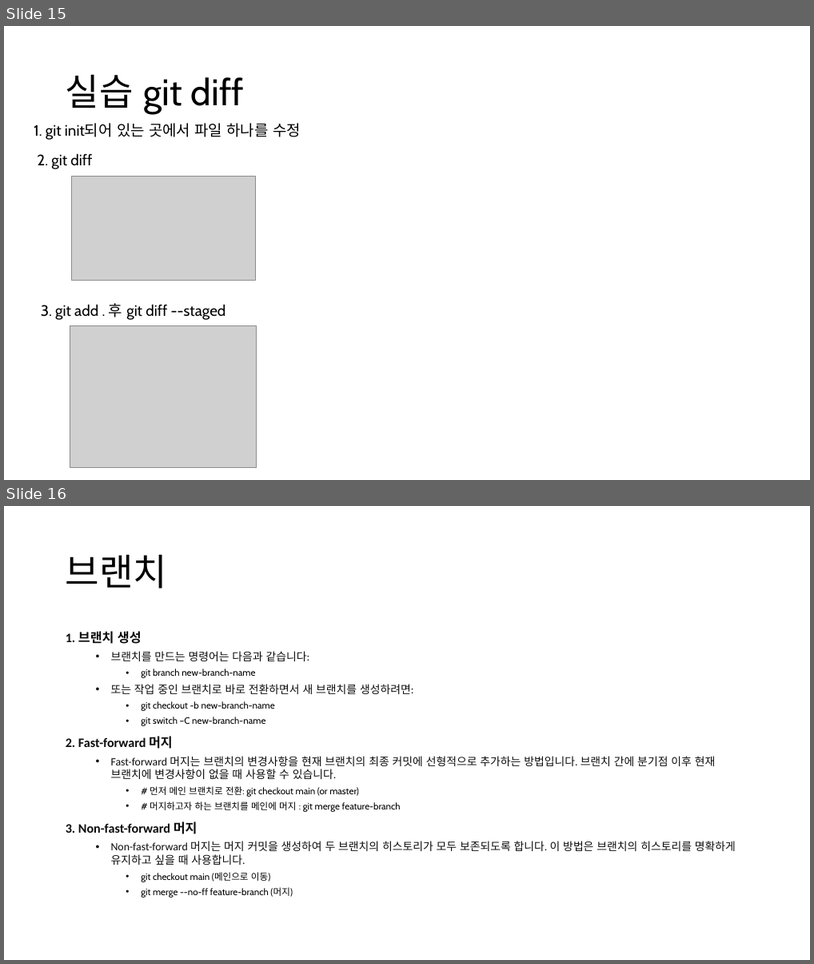
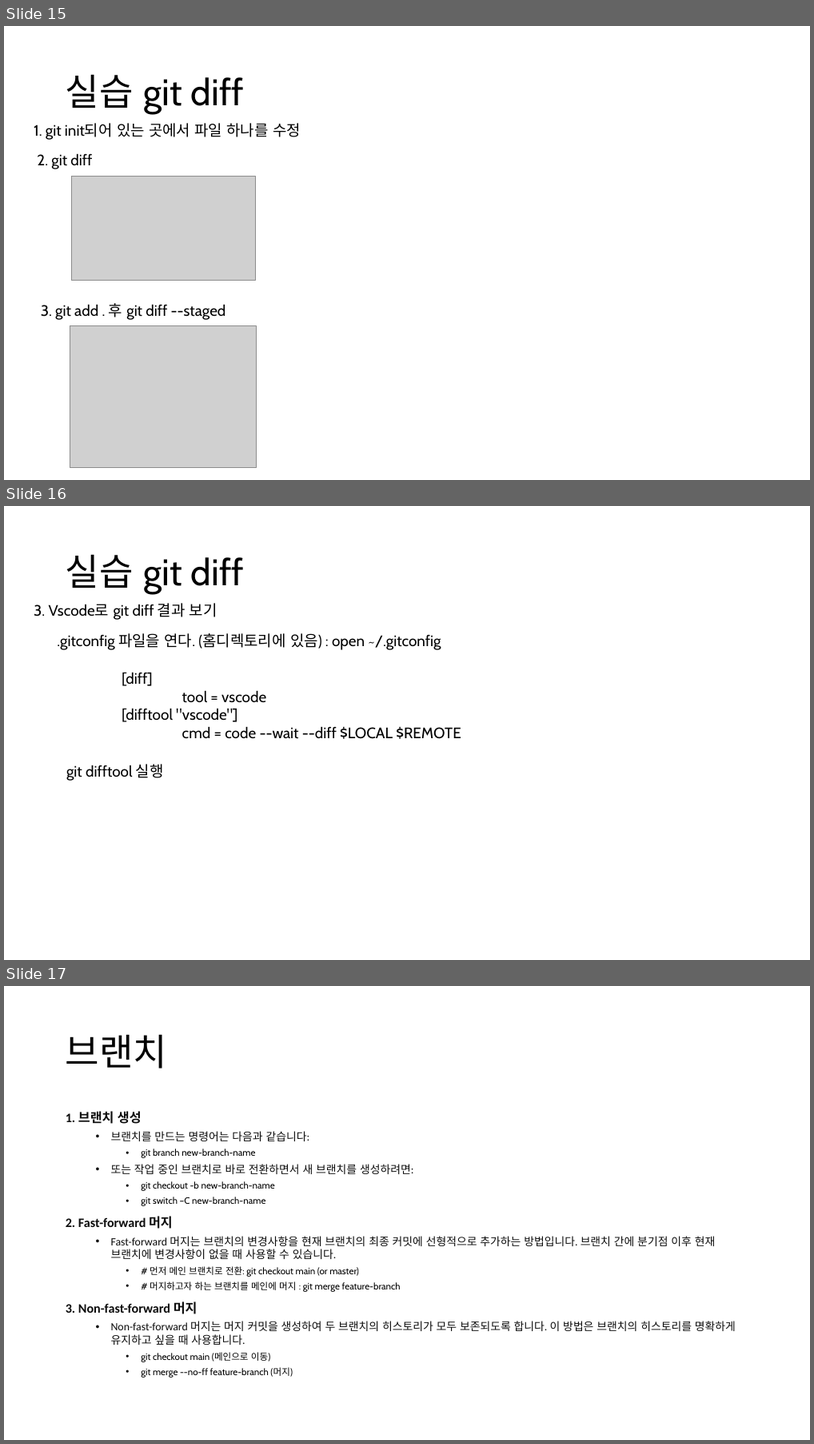
Before and after one commit to Joseph-GM/ppt-git, a slide deck: git-github-joseph.pptx. Shown one above the other, each under a label of ours: slides 15 and 16 before the commit, slides 15, 16 and 17 after it. The pictures are 814x964 and 814x1444 pixels, drawn with LibreOffice and Linux fonts; fonts in the diff are those of the drawing; grey boxes stand for pictures. Boxes give left, top, right and bottom in pixels: in the first picture for what was removed or moved away, otherwise in the second. Text is boxed around its words. In the diff, an @@ line names an element or a change of style, - is before the commit and + after.

```diff
--- a/git-github-joseph.pptx
+++ b/git-github-joseph.pptx
@@ slide 16 added at (4, 506, 810, 960), background #FFFFFF @@
@@ title added at (66, 554, 244, 594), 44 pt, text #000000 @@
+실습 git diff
@@ text added at (34, 603, 218, 620), 18 pt, text #000000 @@
+3. Vscode로 git diff 결과 보기
@@ text added at (57, 633, 441, 650), 18 pt, text #000000 @@
+.gitconfig 파일을 연다. (홈디렉토리에 있음) : open ~/.gitconfig
@@ text added at (122, 672, 461, 739), 18 pt, text #000000 @@
+[diff]
+tool = vscode
+[difftool "vscode"]
+cmd = code --wait --diff $LOCAL $REMOTE
@@ text added at (66, 764, 164, 780), 18 pt, text #000000 @@
+git difftool 실행
@@ what was slide 16 is now slide 17 @@
```
Also in this commit, not shown: 6 slides changed, 3 other slides added.
